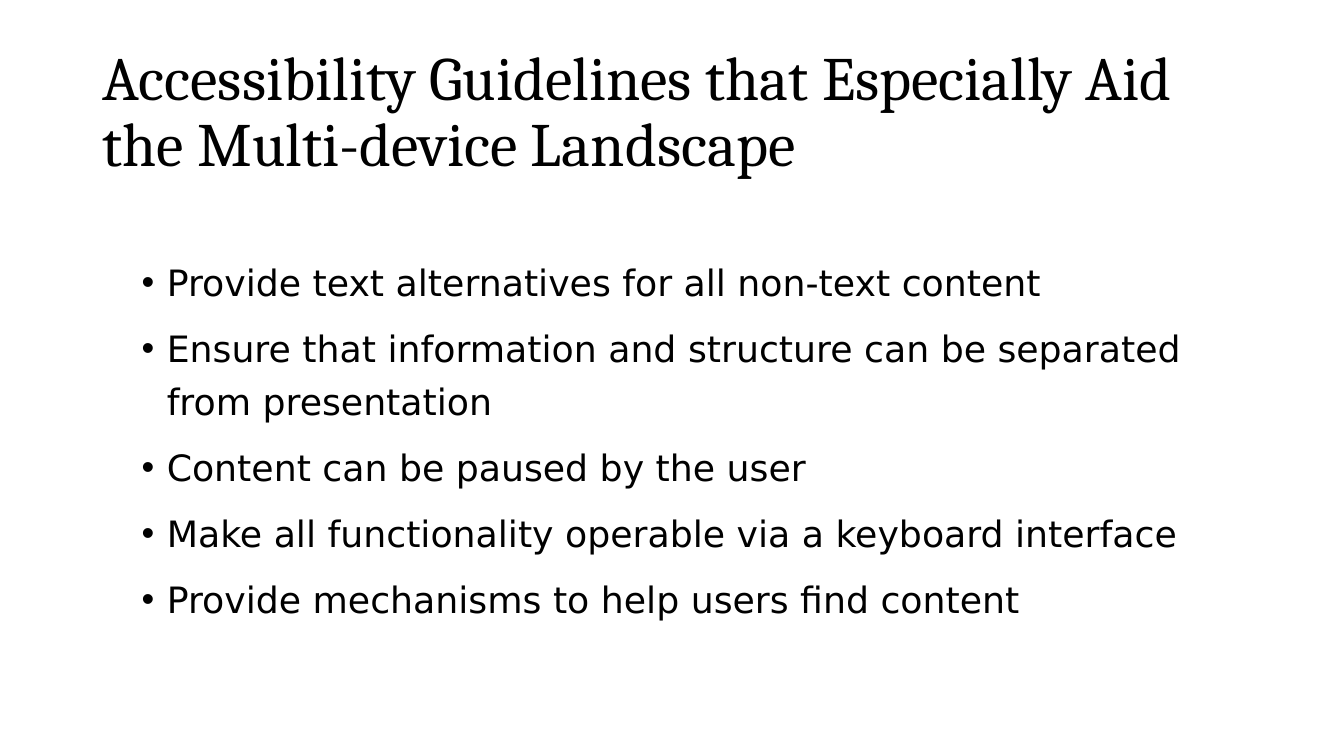
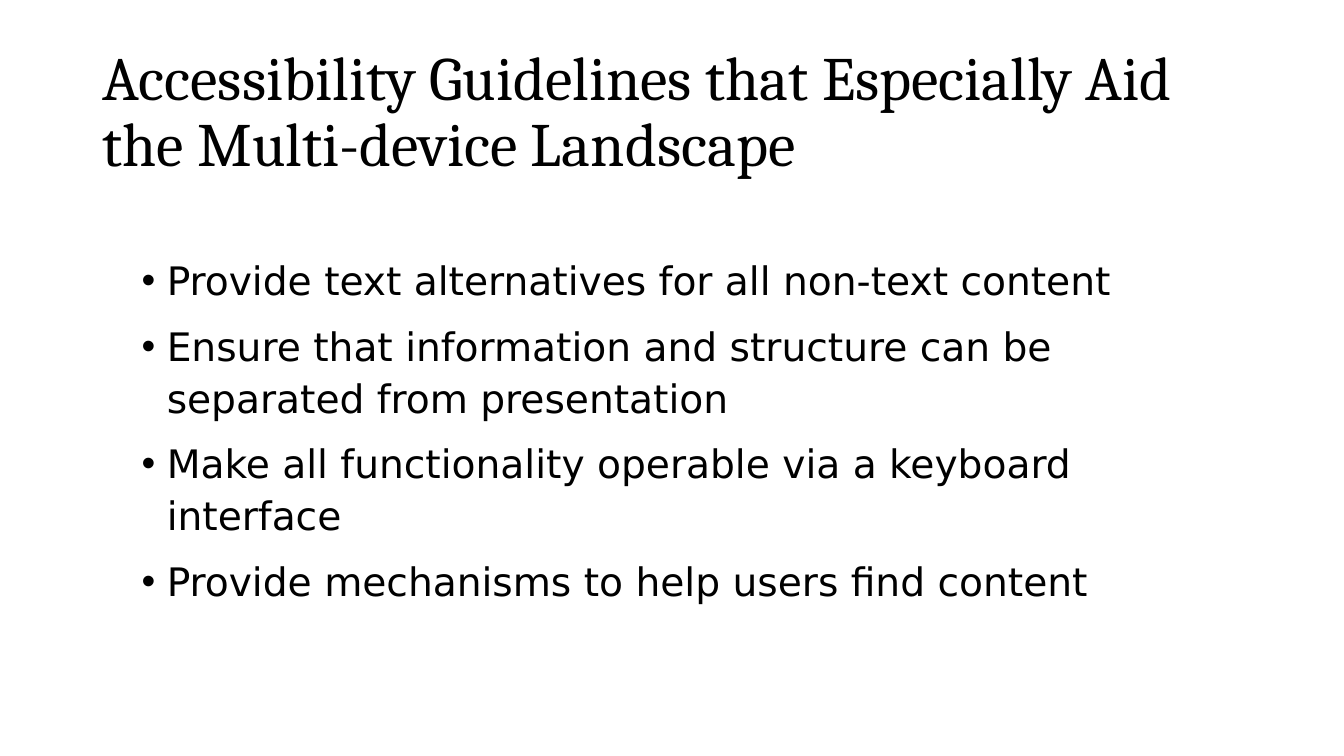
Before and after one commit to roblarsen/rob-larsen-presentations, a slide deck: slide 31 of wild-world-web.pptx (slide 30 before the commit). Drawn at 1344x756 pixels with LibreOffice and Linux fonts; fonts in the diff are those of the drawing; background and template pictures are left out. Boxes give left, top, right and bottom in pixels: in the first picture for what was removed or moved away, otherwise in the second. Text is boxed around its words. In the diff, an @@ line names an element or a change of style, - is before the commit and + after.

```diff
--- a/wild-world-web.pptx
+++ b/wild-world-web.pptx
@@ text "Provide text alternatives for all ..." at box(167, 265, 1111, 604): size 25.9 to 28 pt; line spacing 1.2 to 1.1 @@
@@ text at box(167, 453, 806, 489): paragraph removed @@
-• Content can be paused by the user
```
Also in this commit, not shown: 7 other slides changed, 6 slides added, 2 slides removed.
